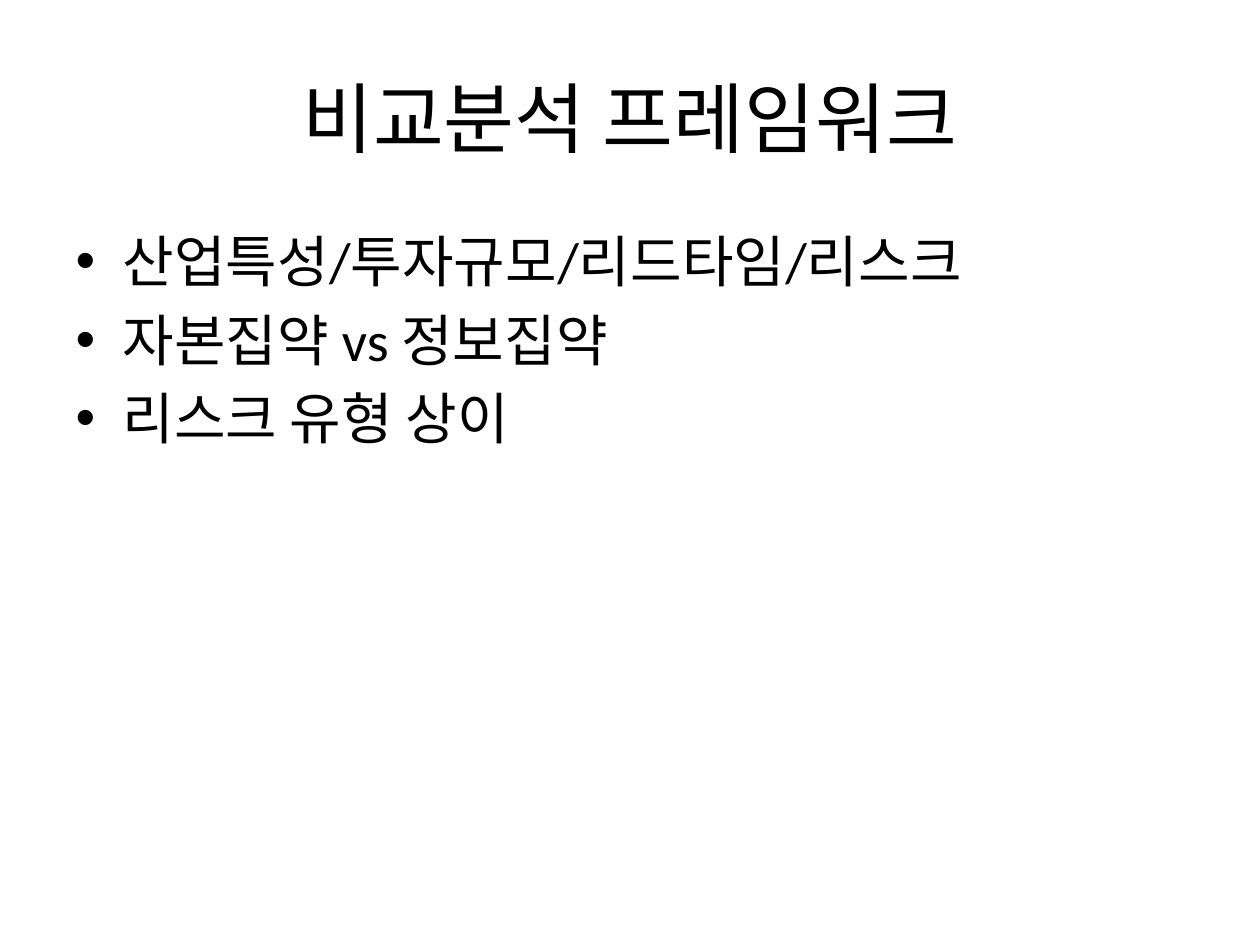
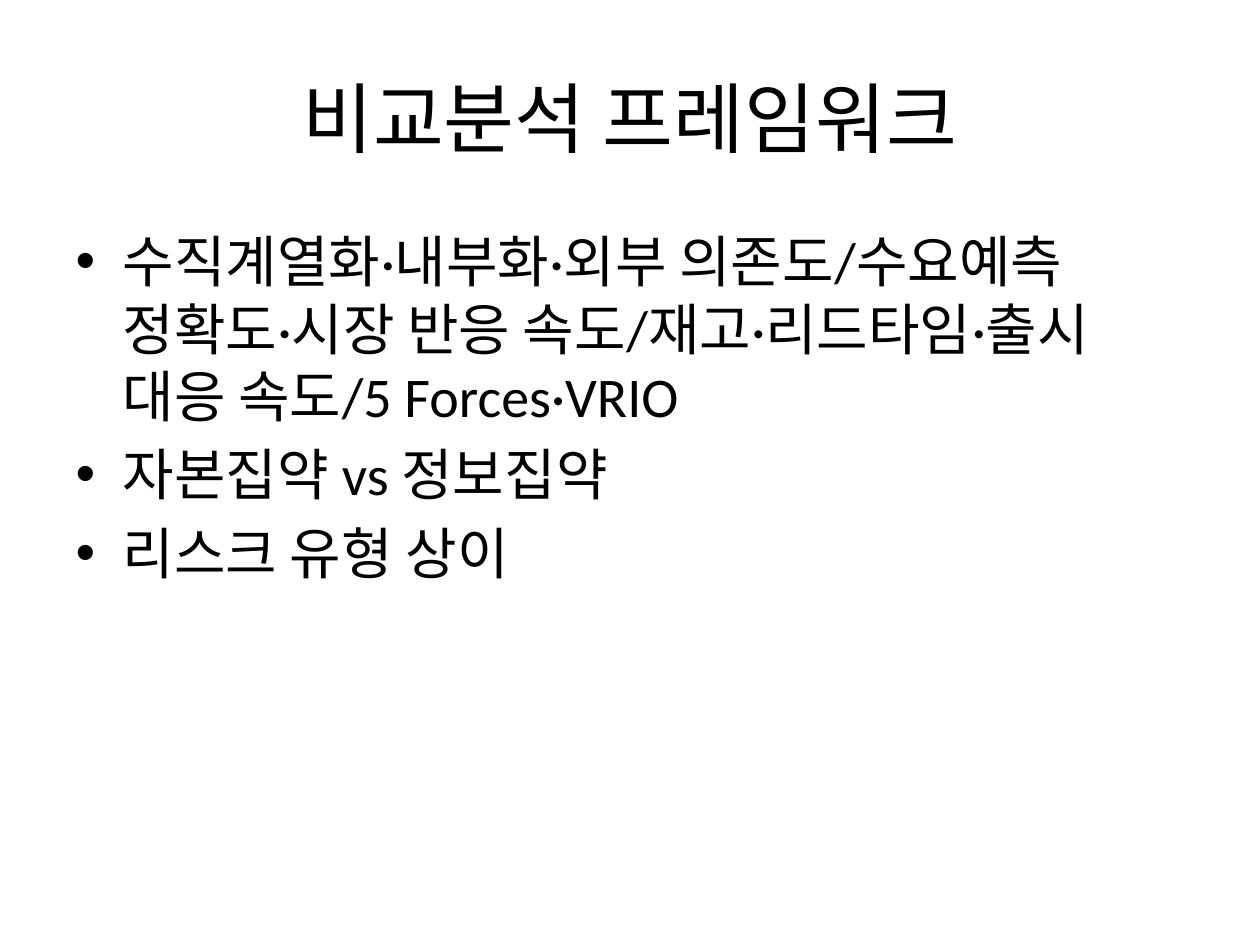
Before and after one commit to Abraxaspark91/n8n_termpjt, a slide deck: slide 6 of scenarios/S09_kaist_case_study/deliverables/Tesla_Zara_발표_덱.pptx. Drawn at 1260x945 pixels with LibreOffice and Linux fonts; fonts in the diff are those of the drawing. Boxes give left, top, right and bottom in pixels: in the first picture for what was removed or moved away, otherwise in the second. Text is boxed around its words. In the diff, an @@ line names an element or a change of style, - is before the commit and + after.

```diff
--- a/scenarios/S09_kaist_case_study/deliverables/Tesla_Zara_발표_덱.pptx
+++ b/scenarios/S09_kaist_case_study/deliverables/Tesla_Zara_발표_덱.pptx
@@ text at bbox=[123, 235, 1089, 422]: text changed @@
-• 산업특성/투자규모/리드타임/리스크
+• 수직계열화·내부화·외부 의존도/수요예측 정확도·시장 반응 속도/재고·리드타임·출시 대응 속도/5 Forces·VRIO
```
Also in this commit, not shown: 1 slide added, 8 other files.
